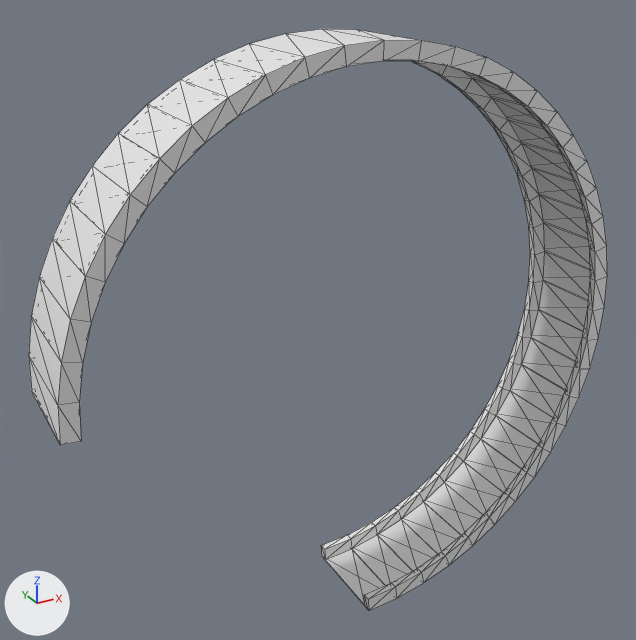
One commit to the FBX model Environment/Ramps/export/SM_270_Ramp.FBX: the scene before it, then after it.
One viewpoint serves both versions: a 50 mm lens placed at (-65.5, -109.0, 106.6), pointed at (-3.7, 3.4, 50.4). The lights are fixed; the arrows at lower left show +X, +Y and +Z. Mesh edges are drawn as thin lines. Where no turn or scale is listed for an object, it has been applied to the vertices.

The first picture shows 'Arc001'.
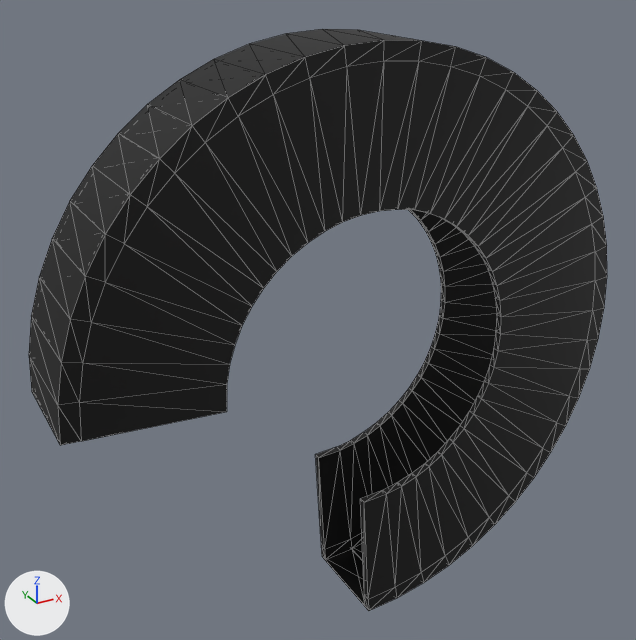
Where the change shows, as pixel boxes [x1, y1, x2, y2] in the pictures (636 x 640 px):
part 1 of me_mesh, added (black)
    after: [79, 61, 595, 599]
part 2 of me_mesh, recoloured (white to black)
    before: [29, 29, 590, 611]
    after: [29, 29, 421, 611]
part 3 of me_mesh, recoloured (grey to black)
    both: [58, 40, 607, 611]

What the commit changed:
Material 'Material #12 Slot #3' (mat_material__12_slot__3) is new.
Its base color is (0.0, 0.0, 0.0) (black #000000).
Its roughness is 0.553.
Material 'Material #12 Slot #1' (mat_material__12_slot__1) is new.
Its base color is (0.0, 0.0, 0.0) (black #000000).
Its roughness is 0.553.
me_mesh is used by ob_arc001; location (-0.3, -0.2, -0.5).
me_mesh had 320 vertices, 636 faces and spanned x -47.4..47.1, y -8.3..8.3, z 0.0..94.5.
me_mesh now has 480 vertices, 956 faces and spans x -47.4..47.1, y -8.3..8.3, z 0.0..94.5.
me_mesh part 1: 160 vertices added at x -24.5..24.1, y -8.2..8.2, z 22.9..71.5.
me_mesh part 2: 168 faces spanning x -47.4..47.1, y -8.3..8.3, z 0.0..94.5 switch from no material to mat_material__12_slot__1 (black #000000).
me_mesh part 3: 312 faces spanning x -47.4..47.1, y -8.3..8.3, z 0.0..94.5 switch from no material to mat_material__12_slot__3 (black #000000).
